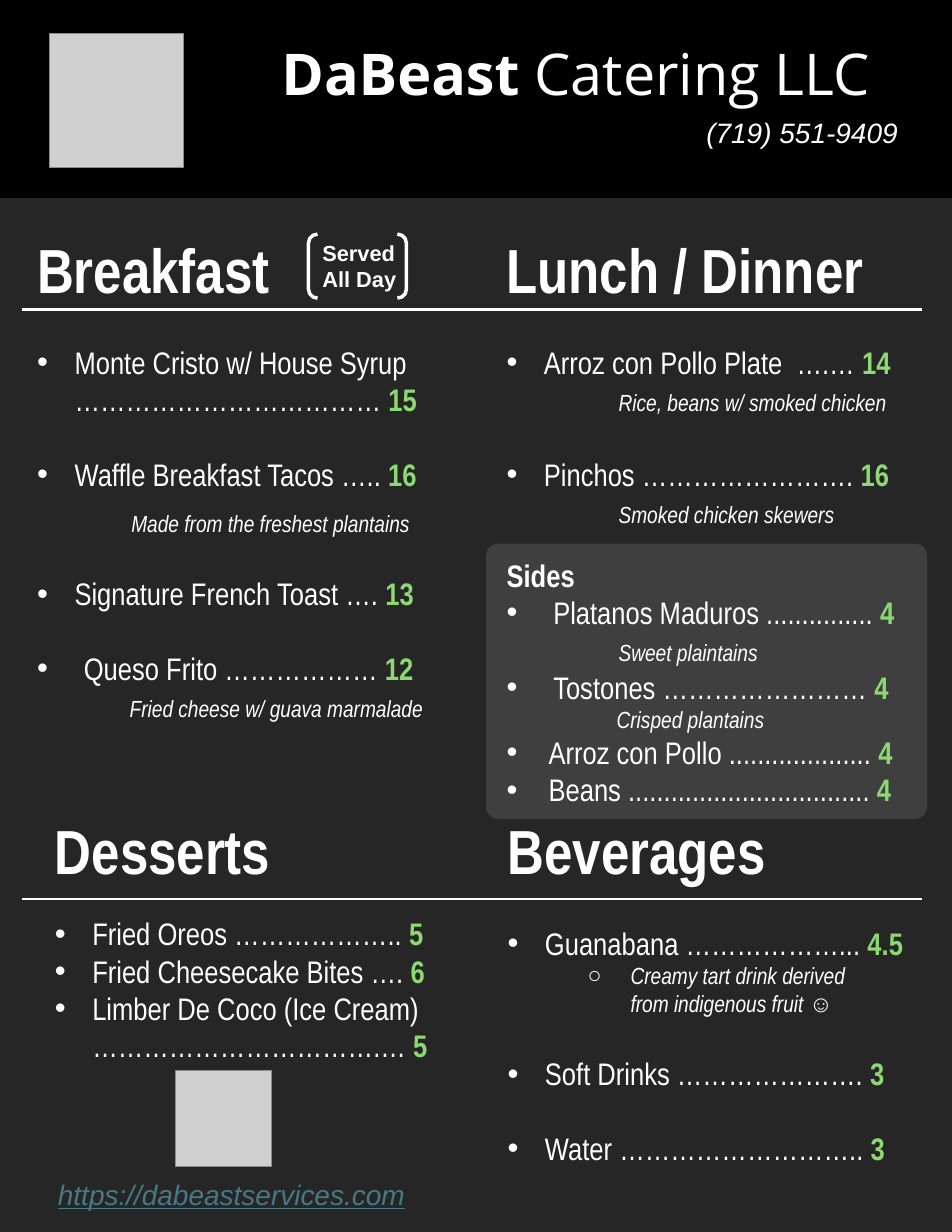
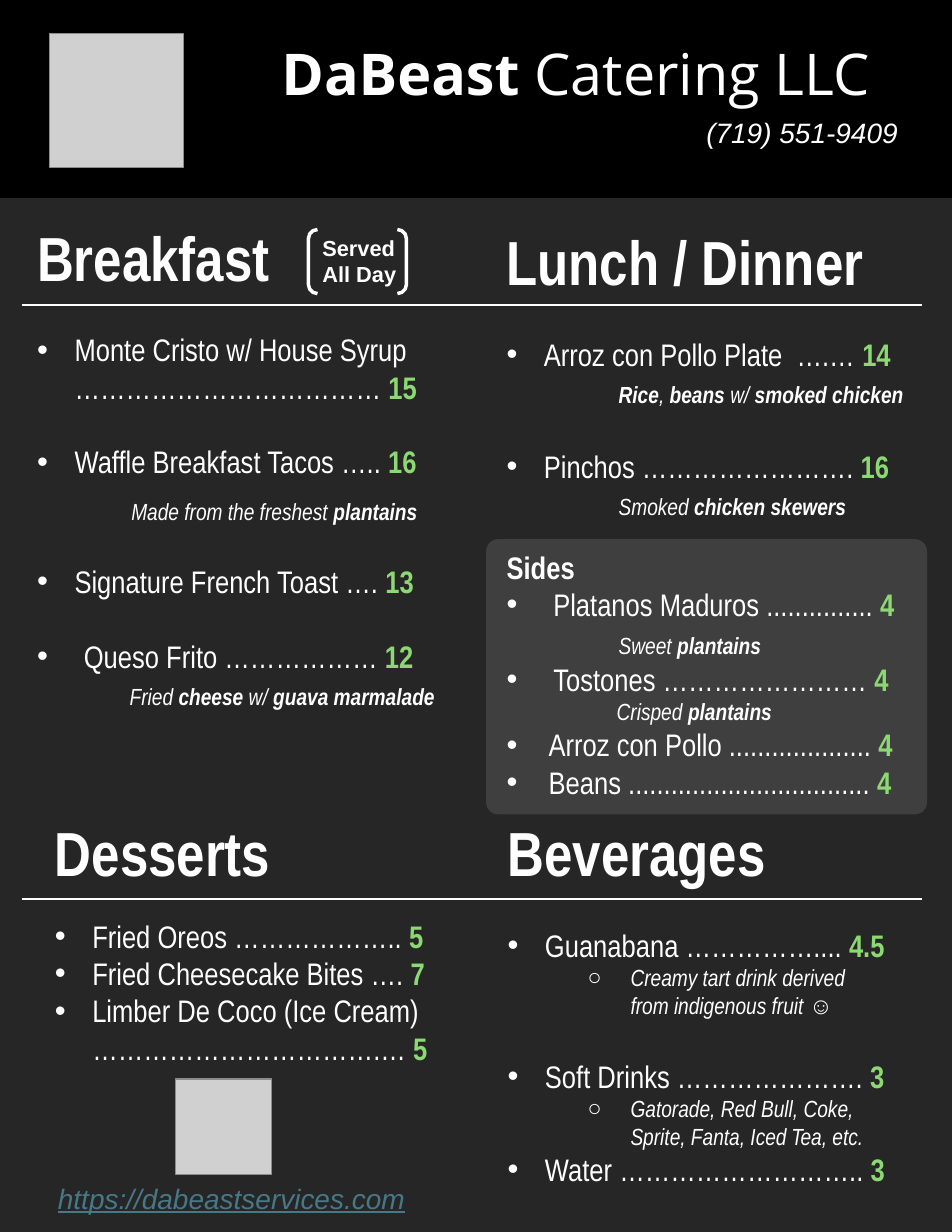
Before and after one commit to dabeastservices/dabeastservices.github.io, a slide deck: slide 1 of misc/Menu Letter 8.5 by 11 on 12-12-24/1_Letter_DaBeast Services Menu.pptx. Drawn at 952x1232 pixels with LibreOffice and Linux fonts; fonts in the diff are those of the drawing; grey boxes stand for pictures. Boxes give left, top, right and bottom in pixels: in the first picture for what was removed or moved away, otherwise in the second. Text is boxed around its words. In the diff, an @@ line names an element or a change of style, - is before the commit and + after.

```diff
--- a/misc/Menu Letter 8.5 by 11 on 12-12-24/1_Letter_DaBeast Services Menu.pptx
+++ b/misc/Menu Letter 8.5 by 11 on 12-12-24/1_Letter_DaBeast Services Menu.pptx
@@ text "Breakfast": place and size @@
-text "Breakfast" at (37,248,423,722)
+text "Breakfast" at (37,236,435,710)
@@ 1 text, 1 rounded rectangle, 1 line, 1 bracket pair: place and size @@
-1 text, 1 rounded rectangle, 1 line, 1 bracket pair at (21,234,927,819)
+1 text, 1 rounded rectangle, 1 line, 1 bracket pair at (21,230,927,814)
@@ text "Lunch / Dinner": place and size @@
-text "Lunch / Dinner" at (507,248,894,802)
+text "Lunch / Dinner" at (507,240,903,795)
@@ text at (617,386,903,725): bold on in "Rice, beans smoked chicken", "chicken skewers", "plantains" @@
@@ text at (130,503,435,710): bold on in "plantains", "cheese guava marmalade" @@
@@ text at (619,637,761,659): text changed; bold on @@
-Sweet plaintains
+Sweet plantains
@@ text at (545,934,884,958): text changed @@
-• Guanabana ………………... 4.5
+• Guanabana …………….... 4.5
@@ text at (92,962,425,986): text changed @@
-• Fried Cheesecake Bites …. 6
+• Fried Cheesecake Bites …. 7
@@ picture: place and size @@
-picture at (176,1071,272,1167)
+picture at (176,1079,272,1175)
@@ text at (631,1100,863,1150): paragraph added @@
+  ○ Gatorade, Red Bull, Coke,
+    Sprite, Fanta, Iced Tea, etc.
@@ text "https://dabeastservices.com": place and size @@
-text "https://dabeastservices.com" at (58,1185,405,1210)
+text "https://dabeastservices.com" at (58,1189,405,1214)
```
Also in this commit, not shown: 21 other files.
